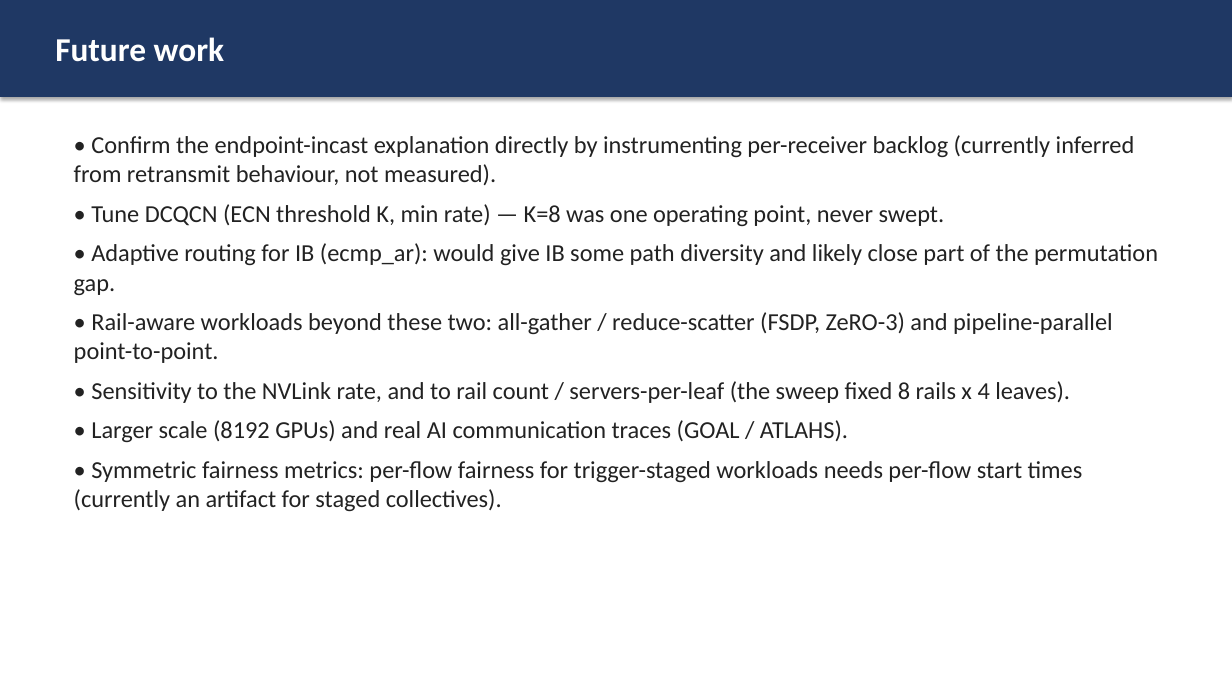
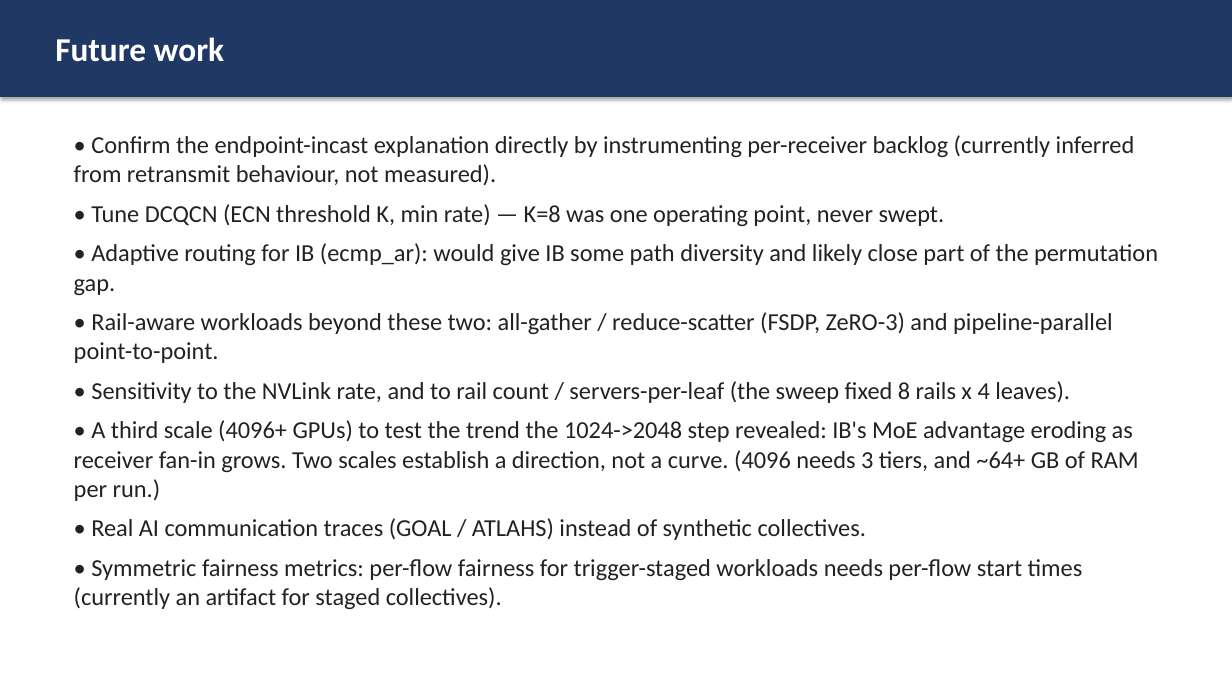
Before and after one commit to Mahmoudzahalka/HTSIM, a slide deck: slide 35 of htsim/sim/datacenter/experiments/runs/IB_vs_UET_presentation.pptx (slide 33 before the commit). Drawn at 1232x693 pixels with LibreOffice and Linux fonts; fonts in the diff are those of the drawing. Boxes give left, top, right and bottom in pixels: in the first picture for what was removed or moved away, otherwise in the second. Text is boxed around its words. In the diff, an @@ line names an element or a change of style, - is before the commit and + after.

Commit message:
Rail study complete: 48/48 runs, fold in the 3 big-box results
The three MoE/2048/100MB cells (ib.rail, ib.flat, uet.flat) came back clean from
the larger-memory machine -- all flows finished, zero lossless overflow. Grid is
now 48/48 ok.

Reassembled results_rail.csv / utilization_rail.csv (48 rows each).

make_graphs_rail.py: g() matched only (workload,size,stack,topology) and returned
the first hit, so once 2048 rows were appended it silently plotted the 1024 row
every time -- half the grid was missing from every figure. Added an explicit node
count and split all figures by scale; new fig4 carries the IB/UET ratio.

The 2048 data overturns two conclusions drawn from the 1024-only grid:
  - "UET is indifferent to rails" holds for all-reduce but NOT for MoE, where
    UET's rail benefit grows with scale to -16% at 2048/100MB.
  - IB's 11% MoE win at 1024/100MB (0.89x) does not survive scaling: 1.31x at 2048.
Rail locality still leaves UET's retransmits unchanged (0.3-2.9%) even where it
cuts makespan 16%, which is the clearest evidence yet that MoE is endpoint-bound.

Updated §8 of DESIGN_AND_VALIDATION.md, §7 of IB_vs_UET_COMPARISON.md, and the
deck (34 -> 36 slides). RUN_ON_BIGGER_BOX.md marked done, kept as the repro record.

```diff
--- a/htsim/sim/datacenter/experiments/runs/IB_vs_UET_presentation.pptx
+++ b/htsim/sim/datacenter/experiments/runs/IB_vs_UET_presentation.pptx
@@ text at (x1=74, y1=420, x2=1139, y2=540): text changed @@
-• Larger scale (8192 GPUs) and real AI communication traces (GOAL / ATLAHS).
+• A third scale (4096+ GPUs) to test the trend the 1024->2048 step revealed: IB's MoE advantage eroding as receiver fan-in grows. Two scales establish a direction, not a curve. (4096 needs 3 tiers, and ~64+ GB of RAM per run.)
+• Real AI communication traces (GOAL / ATLAHS) instead of synthetic collectives.
```
Also in this commit, not shown: 5 other slides changed, 3 slides added, 1 slide removed, 12 other files.
